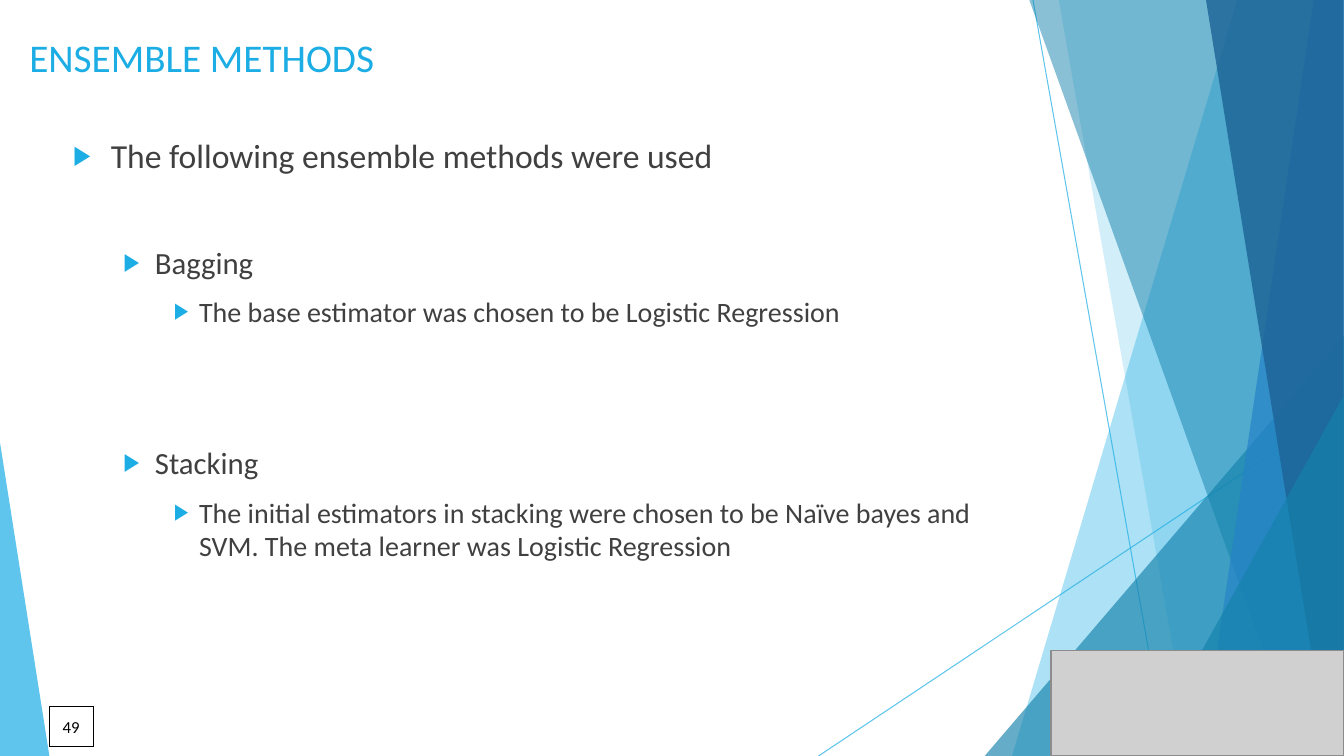
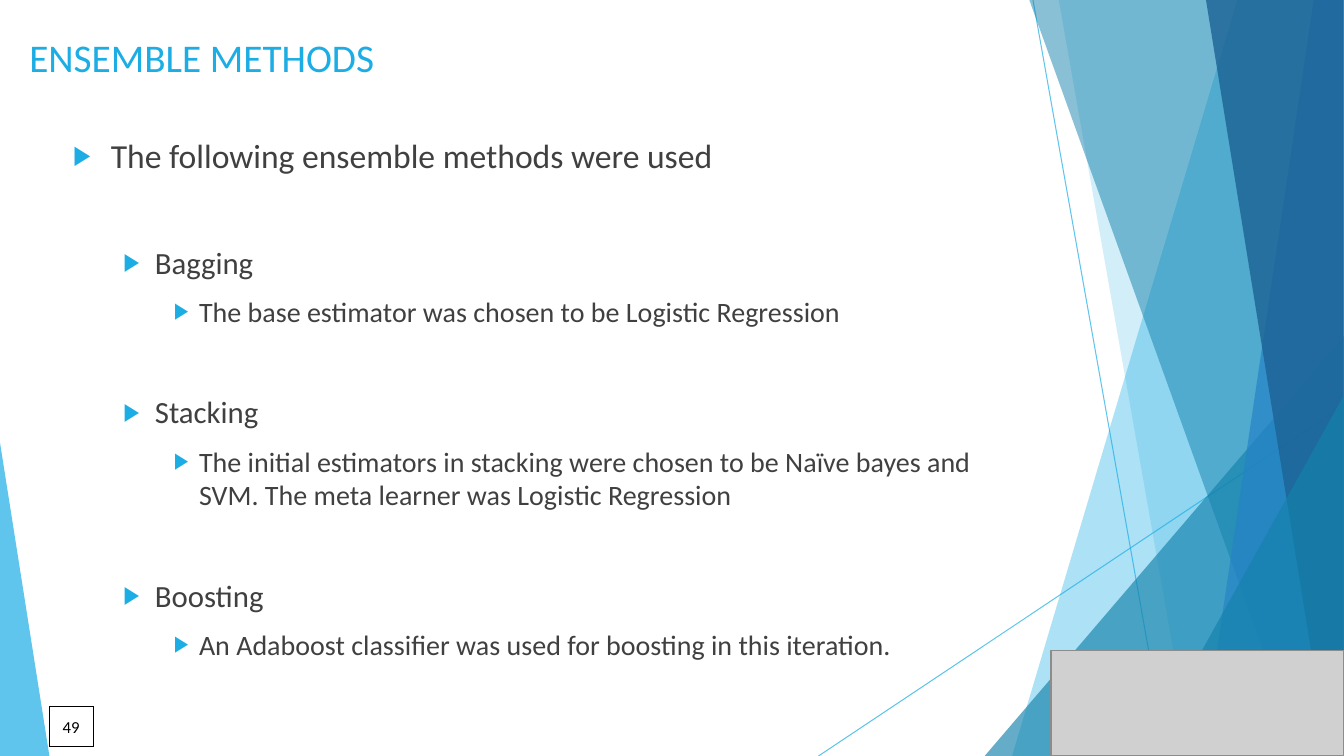
Before and after one commit to DataKnightsAI/Text-Classification-for-News-Summaries, a slide deck: slide 49 of presentation/CSML-1010-Group 20-project milestone 2.pptx. Drawn at 1344x756 pixels with LibreOffice and Linux fonts; fonts in the diff are those of the drawing; grey boxes stand for pictures. Boxes give left, top, right and bottom in pixels: in the first picture for what was removed or moved away, otherwise in the second. Text is boxed around its words. In the diff, an @@ line names an element or a change of style, - is before the commit and + after.

```diff
--- a/presentation/CSML-1010-Group 20-project milestone 2.pptx
+++ b/presentation/CSML-1010-Group 20-project milestone 2.pptx
@@ text at (x1=155, y1=586, x2=890, y2=660): paragraphs added @@
+  ▶ Boosting
+    ▶ An Adaboost classifier was used for boosting in this iteration.
```
Also in this commit, not shown: 33 other slides changed, 1 slide added, 1 other file.
